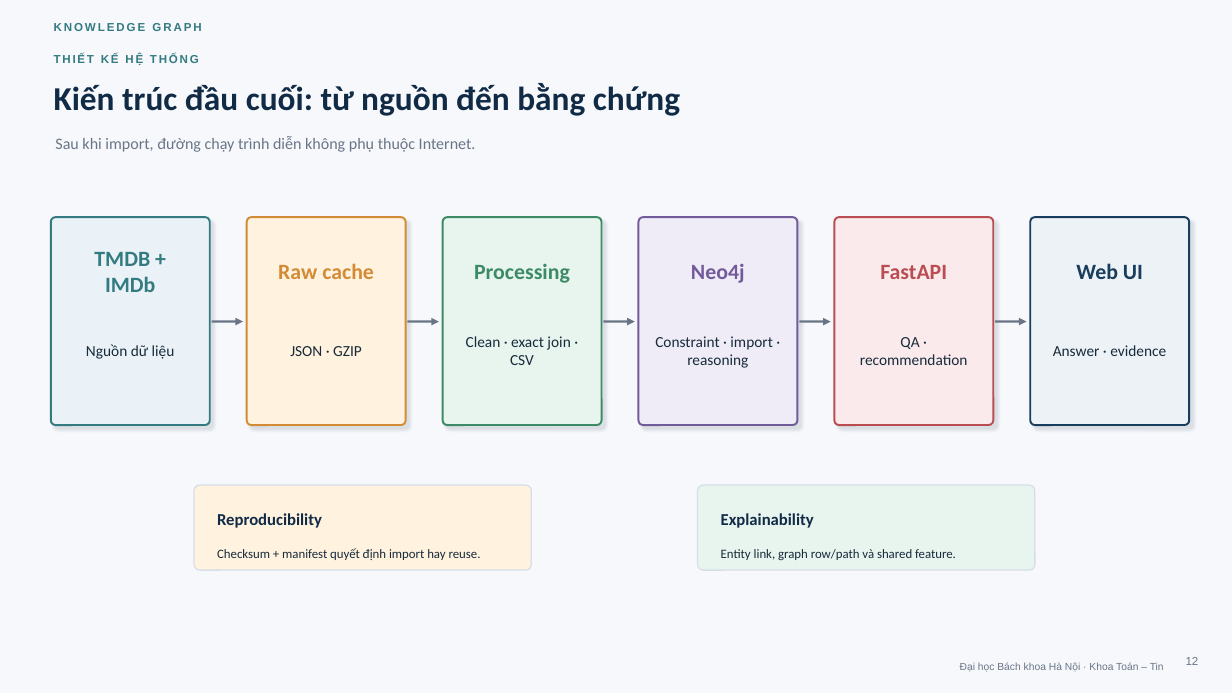
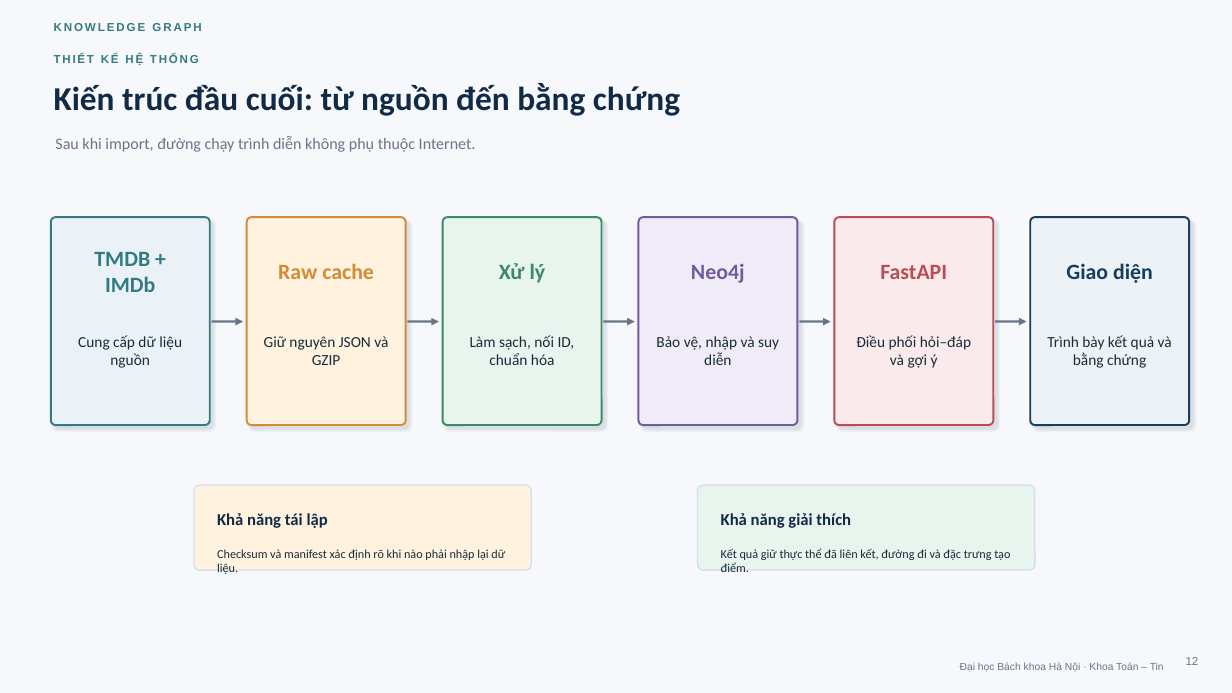
Before and after one commit to khanhhk/advanced_database, a slide deck: slide 12 of docs/deliverables/slide/movie_knowledge_graph_defense.pptx. Drawn at 1232x693 pixels with LibreOffice and Linux fonts; fonts in the diff are those of the drawing. Boxes give left, top, right and bottom in pixels: in the first picture for what was removed or moved away, otherwise in the second. Text is boxed around its words. In the diff, an @@ line names an element or a change of style, - is before the commit and + after.

```diff
--- a/docs/deliverables/slide/movie_knowledge_graph_defense.pptx
+++ b/docs/deliverables/slide/movie_knowledge_graph_defense.pptx
@@ text at [499,263,546,283]: text changed @@
-Processing
+Xử lý
@@ text at [1066,263,1153,283]: text changed @@
-Web UI
+Giao diện
@@ text at [78,335,182,368]: text changed @@
-Nguồn dữ liệu
+Cung cấp dữ liệu nguồn
@@ text at [264,336,388,365]: text changed @@
-JSON · GZIP
+Giữ nguyên JSON và GZIP
@@ text at [470,335,575,365]: text changed @@
-Clean · exact join · CSV
+Làm sạch, nối ID, chuẩn hóa
@@ text at [656,336,779,365]: text changed @@
-Constraint · import · reasoning
+Bảo vệ, nhập và suy diễn
@@ text at [856,335,971,368]: text changed @@
-QA · recommendation
+Điều phối hỏi–đáp và gợi ý
@@ text at [1047,335,1172,368]: text changed @@
-Answer · evidence
+Trình bày kết quả và bằng chứng
@@ text at [217,513,328,528]: text changed @@
-Reproducibility
+Khả năng tái lập
@@ text at [721,513,851,528]: text changed @@
-Explainability
+Khả năng giải thích
@@ text at [217,549,505,560]: text changed; size 10 to 9.5 pt @@
-Checksum + manifest quyết định import hay reuse.
+Checksum và manifest xác định rõ khi nào phải nhập lại dữ liệu.
@@ text at [721,548,1010,560]: text changed; size 10 to 9.5 pt @@
-Entity link, graph row/path và shared feature.
+Kết quả giữ thực thể đã liên kết, đường đi và đặc trưng tạo điểm.
```
Also in this commit, not shown: 18 other slides changed, 4 other files.
